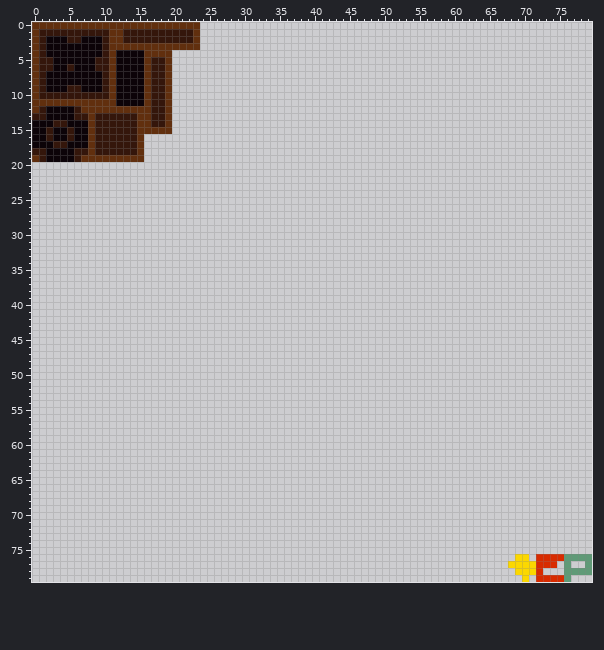
Edited in one commit: pixel-art file (content/sprites/tiles.ase). The picture above was drawn from the file before the commit.
80x80 pixels, 1 frame.
After the commit:
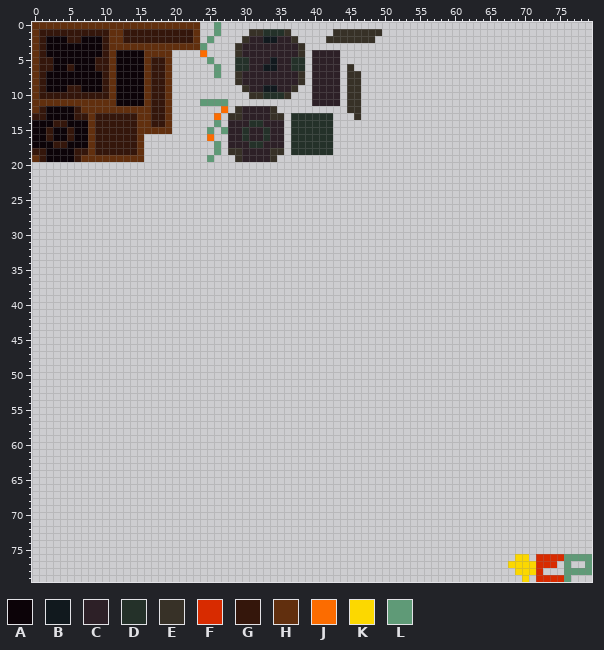
Palette (. is transparent): A #0c0308  B #11191e  C #2d2027  D #243129  E #373127  F #d82b00  G #34160b  H #612f0e  J #fc6c00  K #fcd800  L #5f9a77
The exact change:
@@ x 22..51 @@
- 0 HH............................
- 1 GH............................
- 2 GH............................
- 3 HH............................
- 4 ..............................
- 5 ..............................
- 6 ..............................
- 7 ..............................
- 8 ..............................
- 9 ..............................
-10 ..............................
-11 ..............................
-12 ..............................
-13 ..............................
-14 ..............................
-15 ..............................
-16 ..............................
-17 ..............................
-18 ..............................
-19 ..............................
+ 0 HH..L.........................
+ 1 GH..L....EEDDDE......EEEEEEE..
+ 2 GH.L....ECCBBCCE....EEEEEEE...
+ 3 HHL....ECCCCCCCCE.............
+ 4 ..J....ECCCCCCCCE.CCCC........
+ 5 ...L...DDCCCBCCDD.CCCC........
+ 6 ....L..DDCCBBCCDD.CCCC.E......
+ 7 ....L..ECCCCCCCCE.CCCC.EE.....
+ 8 .......ECCCCCCCCE.CCCC.EE.....
+ 9 ........ECCBBCCE..CCCC.EE.....
+10 .........EEDDDE...CCCC.EE.....
+11 ..LLLL............CCCC.EE.....
+12 .....J.ECCCCE..........EE.....
+13 ....J.EECCCCEE.DDDDDD...E.....
+14 ....L.CCCDDCCC.DDDDDD.........
+15 ...L.LCCDCCDCC.DDDDDD.........
+16 ...J..CCDCCDCC.DDDDDD.........
+17 ....L.CCCDDCCC.DDDDDD.........
+18 ....L.EECCCCEE.DDDDDD.........
+19 ...L...ECCCCE.................
 20 ..............................
